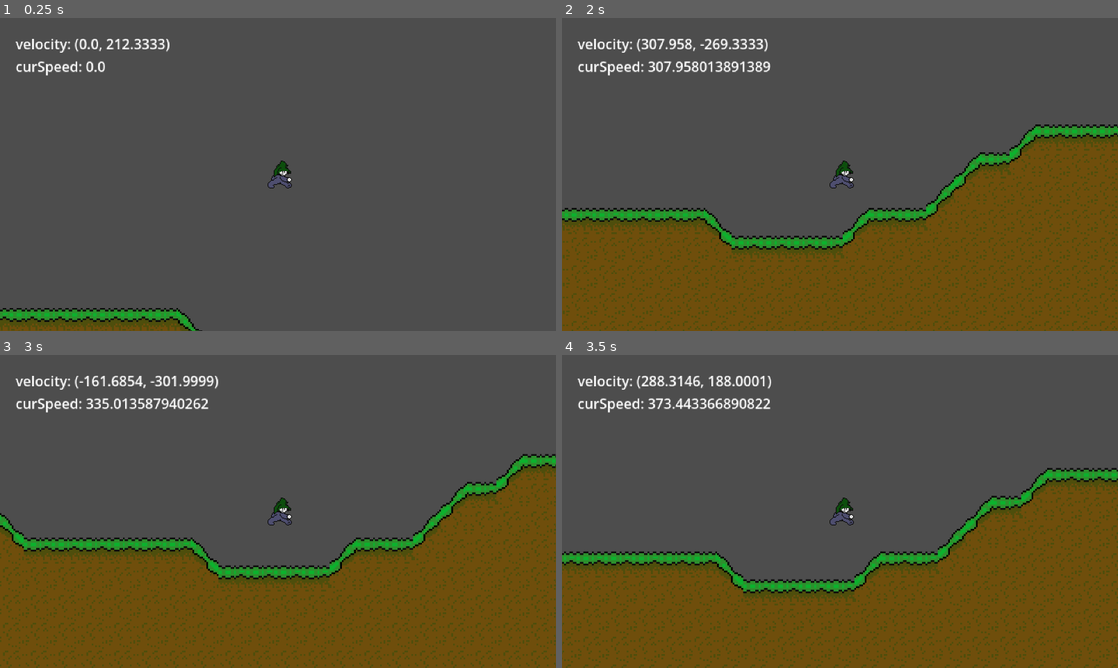
Above: before the commit, frames 1-4 (two rows, left to right).
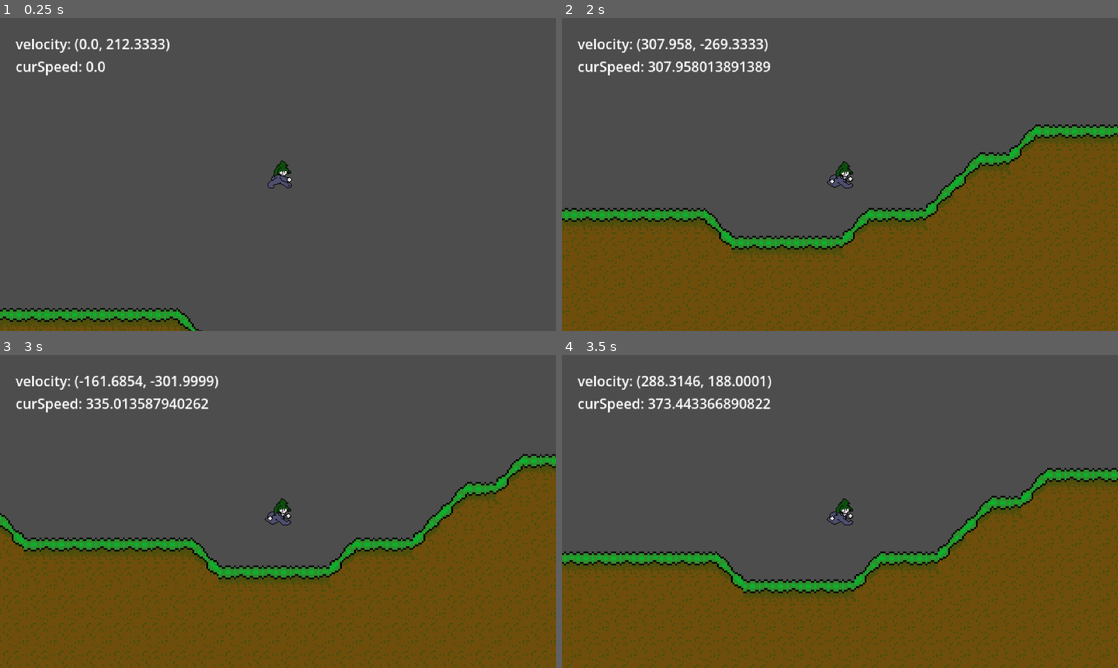
Above: after the commit, the same moments.

Repository: sphis-sinco/Sinco-D-sides
Game: Godot game, scene res://scenes/level_base.tscn
Same seed, same stepped clock (60 frames per second), same inputs: the game is played once before the commit and once after it.
Inputs:
- Up to frame 1 (0.25 s): no input
- Up to frame 2 (2 s): hold D (Move_Right) from 0.53 s (still down); tap Space (Move_Jump) at 0.6, 0.77, 1.07, 1.35, 1.52, 1.82 s
- Up to frame 3 (3 s): release D (Move_Right) at 2.03 s; hold Left (Move_Left) 2.03-2.78 s; tap Space (Move_Jump) at 2.1, 2.85 s; hold D (Move_Right) from 2.78 s (still down)
- Up to frame 4 (3.5 s): keep holding D (Move_Right); tap Space (Move_Jump) at 3.02, 3.32 s

Frame 1 is identical in both runs. In frame 2, 0.2% of the frame differs, in the area x 30-81%, y 42-70%; in frame 3, 0.2%, in the area x 4-90%, y 40-68%; in frame 4, 0.2%.

Commit message:
player small detail(s) + a tile fix

Diff:
--- a/scenes/level_base/player.gd
+++ b/scenes/level_base/player.gd
@@ -25,16 +25,21 @@
 		animated_sprite_2d.play('jump-'+str(random_jump_num))
 		velocity += get_gravity() * delta
 
-	if Input.is_action_just_pressed('Move_Jump') and is_on_floor():
-		random_jump_num = RandomNumberGenerator.new().randi_range(1,2)
-		velocity.y = JUMP_VELOCITY
-
 	direction = Input.get_axis('Move_Left', 'Move_Right')
 
 	if direction < 0:
+		random_jump_num = 1
 		animated_sprite_2d.flip_h = true
 	elif direction > 0:
+		random_jump_num = 2
 		animated_sprite_2d.flip_h = false
+
+	if Input.is_action_just_pressed('Move_Jump') and is_on_floor():
+		if random_jump_num == 1:
+			random_jump_num = 2
+		else:
+			random_jump_num =  1
+		velocity.y = JUMP_VELOCITY
 
 	CUR_SPEED = SPEED
 	CUR_SPEED += SPEED_TICK
@@ -57,13 +62,13 @@
 		SPEED_TICK = move_toward(SPEED_TICK, 0, speed_fall)
 
 	if abs(velocity.x) > 0 and is_on_floor():
-		random_jump_num = RandomNumberGenerator.new().randi_range(1,2)
+		# random_jump_num = RandomNumberGenerator.new().randi_range(1,2)
 		if SPEED_TICK > (MAX_SPEED_TICK / 1.5):
 			animated_sprite_2d.play('run')
 		else:
 			animated_sprite_2d.play('walk')
 	elif is_on_floor():
-		random_jump_num = RandomNumberGenerator.new().randi_range(1,2)
+		# random_jump_num = RandomNumberGenerator.new().randi_range(1,2)
 		animated_sprite_2d.play('idle')
 
 	# print(SPEED_TICK)
--- a/scenes/level_base/player.tscn
+++ b/scenes/level_base/player.tscn
@@ -24,6 +24,10 @@
 [sub_resource type="AtlasTexture" id="AtlasTexture_t1id3"]
 atlas = ExtResource("2_41fun")
 region = Rect2(96, 0, 32, 32)
+
+[sub_resource type="AtlasTexture" id="AtlasTexture_7ghmf"]
+atlas = ExtResource("2_41fun")
+region = Rect2(128, 0, 32, 32)
 
 [sub_resource type="SpriteFrames" id="SpriteFrames_t1id3"]
 animations = [{
@@ -62,7 +66,7 @@
 "texture": SubResource("AtlasTexture_t1id3")
 }, {
 "duration": 1.0,
-"texture": SubResource("AtlasTexture_30otd")
+"texture": SubResource("AtlasTexture_7ghmf")
 }],
 "loop": true,
 "name": &"run",
@@ -79,7 +83,7 @@
 "texture": SubResource("AtlasTexture_t1id3")
 }, {
 "duration": 1.0,
-"texture": SubResource("AtlasTexture_30otd")
+"texture": SubResource("AtlasTexture_7ghmf")
 }],
 "loop": true,
 "name": &"walk",
@@ -96,5 +100,5 @@
 
 [node name="AnimatedSprite2D" type="AnimatedSprite2D" parent="."]
 sprite_frames = SubResource("SpriteFrames_t1id3")
-animation = &"idle"
-frame_progress = 0.411071
+animation = &"walk"
+frame_progress = 0.997306
Binary file changed: .dev/characters/Osin.aseprite
Binary file changed: .dev/tilesets/bushbash.aseprite
Binary file changed: assets/characters/Osin.png
Binary file changed: assets/tilesets/bushbash.png
Not shown: 1 places in scenes/level_base/player.tscn that only renumber resources
